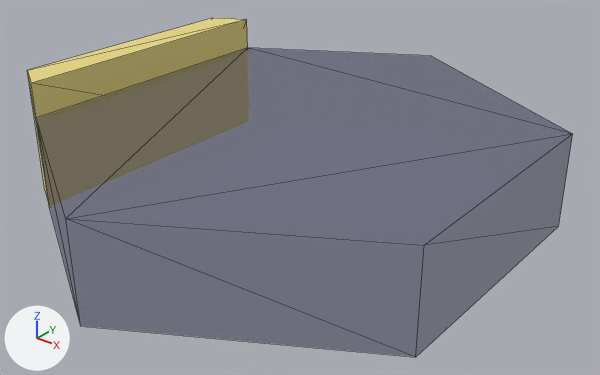
Two versions of the glTF model assets/models/glTF/HexCell_Beach_Connect_1.glb, one commit apart.
Camera for both pictures: a camera (50 mm lens) standing at (1.811, -2.208, 1.217) and looking at (0.068, -0.029, -0.134). The lights are fixed; the arrows at lower left show +X, +Y and +Z. Mesh edges are drawn as thin lines.

Names of what the first picture shows: 'HexCell_Beach_Connect_1'.
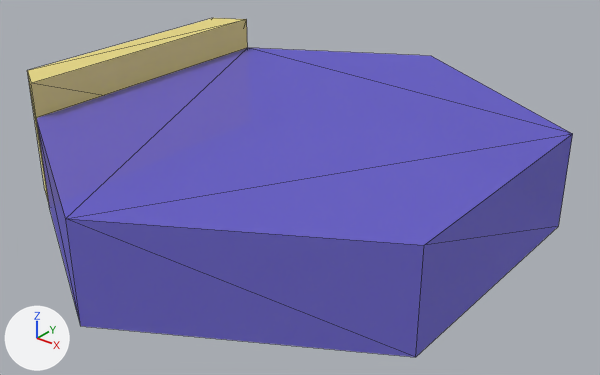
Boxes [x1, y1, x2, y2] around the edits, measured in the pictures (600 x 375 px):
'HexCell_Beach_Connect_1', recoloured, surface changed (grey to blue)
    both: [31, 21, 573, 357]

Patch to the scene script:
```diff
--- a/assets/models/glTF/HexCell_Beach_Connect_1.glb.py
+++ b/assets/models/glTF/HexCell_Beach_Connect_1.glb.py
@@ mat_water @@
 mat_water = principled_material('Water')
-mat_water.base_color = (0.0267, 0.0216, 0.114)  # dark blue #2d285f
+mat_water.base_color = (0.133, 0.104, 0.669)  # blue #665bd6
 mat_water.roughness = 1.0
-mat_water.alpha = 0.405
+mat_water.alpha = 0.732
```
